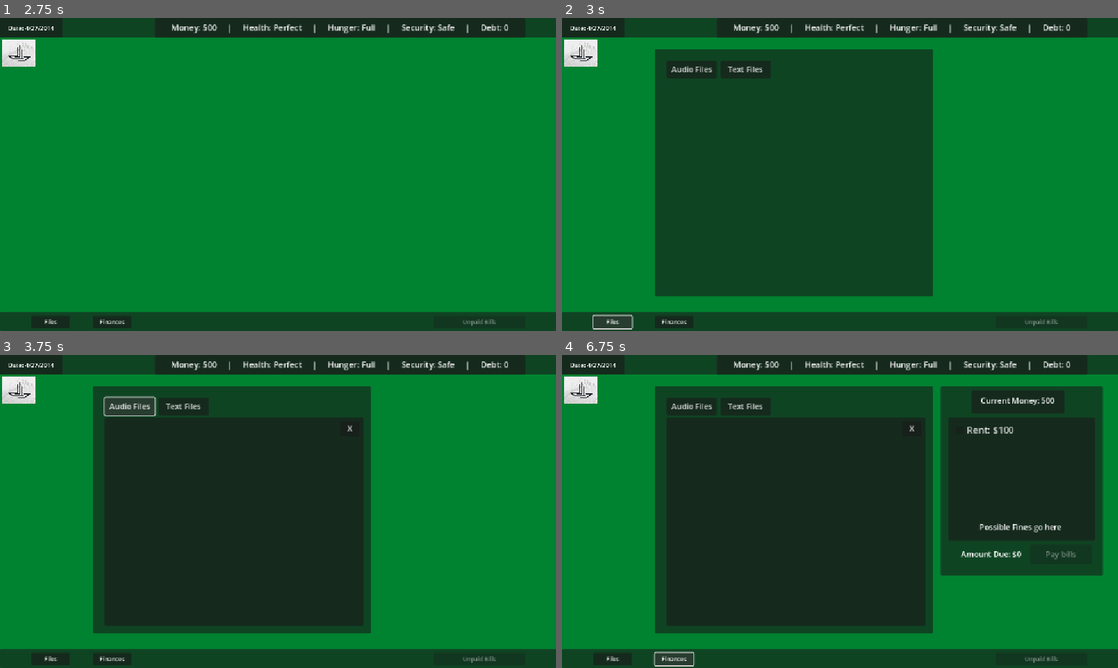
Above: before the commit, frames 1-4 (two rows, left to right).
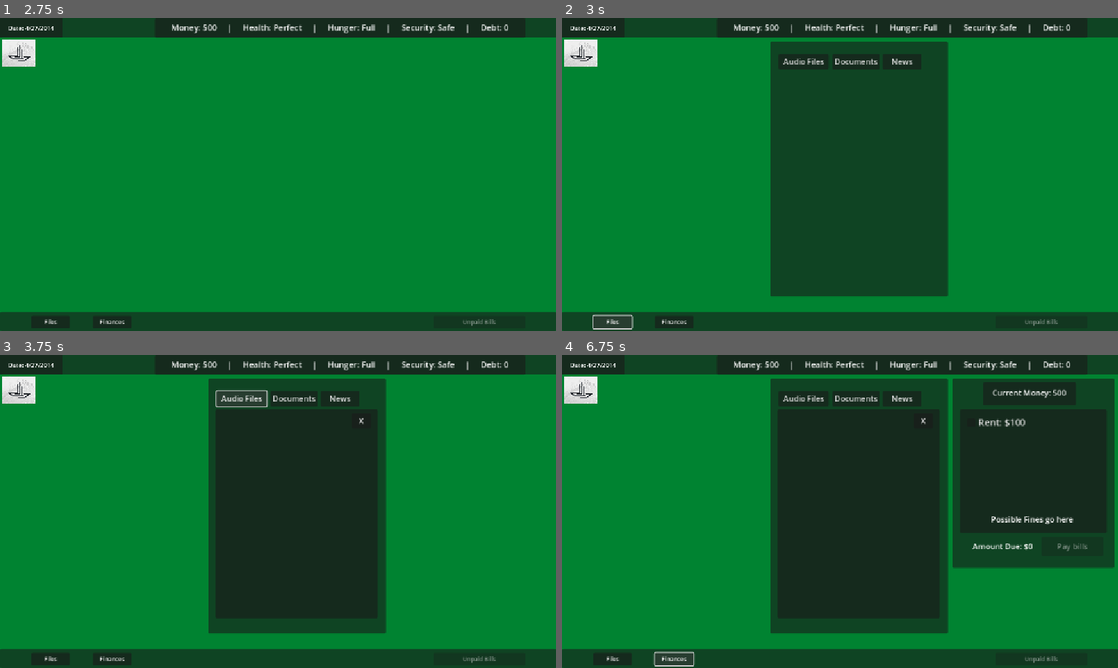
Above: after the commit, the same moments.

Repository: andrewpressman/Operation-OS
Game: Godot game, scene res://Menu/MainMenu.tscn
The game is run twice, just before and just after one commit, with the same random seed, the same clock (stepped at 60 frames per second) and the same inputs.
Inputs:
- Up to frame 1 (2.75 s): click "New Game" at 0.5 s; click "Accept" at 1.25 s; click "Start" at 2 s
- Up to frame 2 (3 s): click "Files" at 2.75 s
- Up to frame 3 (3.75 s): click "Audio Files" at 3.5 s
- Up to frame 4 (6.75 s): click "Text Files" (after the commit: "Documents") at 4.25 s; click "X" at 5 s; click "Text Files" (after the commit: "News") at 5.75 s; click "Finances" at 6.5 s

Frame 1 is identical in both runs. In frame 2, 20% of the frame differs, in the area x 16-70%, y 7-89%; in frame 3, 24%; in frame 4, 29%, in the area x 16-100%, y 7-89%.

Commit message:
Various changes
Framework for news articles
Organized control panel
Worked on visual improvements
 Fixed bug where clock was not working properly

Diff:
--- a/Home/HomeDesktop.tscn
+++ b/Home/HomeDesktop.tscn
@@ -136,10 +136,10 @@
 vertical_alignment = 1
 
 [node name="Finances" type="Panel" parent="."]
-offset_left = 784.0
-offset_top = 64.0
-offset_right = 1120.0
-offset_bottom = 456.0
+offset_left = 808.0
+offset_top = 48.0
+offset_right = 1144.0
+offset_bottom = 440.0
 script = ExtResource("3_qon11")
 HealthChange = 6
 HungerChange = 6
@@ -277,53 +277,82 @@
 text = "Pay bills"
 
 [node name="Files" type="Panel" parent="."]
-visible = false
-offset_left = 192.0
-offset_top = 64.0
-offset_right = 768.0
+offset_left = 431.0
+offset_top = 48.0
+offset_right = 799.0
 offset_bottom = 576.0
 script = ExtResource("4_x257b")
 
 [node name="Audio" type="Button" parent="Files"]
 layout_mode = 0
-offset_left = 24.0
-offset_top = 24.0
-offset_right = 128.0
-offset_bottom = 60.0
+offset_left = 17.0
+offset_top = 26.0
+offset_right = 121.0
+offset_bottom = 57.0
 text = "Audio Files"
 
 [node name="AudioFiles" type="Panel" parent="Files"]
 visible = false
 layout_mode = 0
-offset_left = 24.0
+offset_left = 15.315
 offset_top = 64.0
-offset_right = 560.0
+offset_right = 351.315
 offset_bottom = 496.0
 
 [node name="Text" type="Button" parent="Files"]
 layout_mode = 0
-offset_left = 136.0
-offset_top = 24.0
-offset_right = 240.0
-offset_bottom = 60.0
-text = "Text Files"
+offset_left = 129.0
+offset_top = 26.0
+offset_right = 226.0
+offset_bottom = 57.0
+text = "Documents"
 
 [node name="TextFiles" type="Panel" parent="Files"]
 visible = false
 layout_mode = 0
-offset_left = 24.0
+offset_left = 15.315
 offset_top = 64.0
-offset_right = 560.0
+offset_right = 351.315
 offset_bottom = 496.0
 
+[node name="News" type="Button" parent="Files"]
+layout_mode = 0
+offset_left = 233.0
+offset_top = 26.0
+offset_right = 313.0
+offset_bottom = 57.0
+text = "News"
+
+[node name="NewsFiles" type="Panel" parent="Files"]
+layout_mode = 0
+offset_left = 15.315
+offset_top = 64.0
+offset_right = 351.315
+offset_bottom = 496.0
+
 [node name="Close" type="Button" parent="Files"]
 visible = false
 layout_mode = 0
-offset_left = 512.0
+offset_left = 297.0
 offset_top = 72.0
-offset_right = 552.0
+offset_right = 337.0
 offset_bottom = 104.0
 text = "X"
+
+[node name="ColorRect" type="ColorRect" parent="."]
+visible = false
+offset_left = 40.0
+offset_top = 108.0
+offset_right = 416.0
+offset_bottom = 576.0
+color = Color(0.621524, 0.621524, 0.621524, 1)
+
+[node name="RichTextLabel" type="RichTextLabel" parent="ColorRect"]
+layout_mode = 0
+offset_right = 376.0
+offset_bottom = 468.0
+theme_override_font_sizes/normal_font_size = 12
+bbcode_enabled = true
 
 [connection signal="pressed" from="DEBUG BUTTON" to="." method="UpdateStats"]
 [connection signal="pressed" from="Taskbar/UnlockedFiles" to="." method="FilesButton"]
@@ -339,4 +368,5 @@
 [connection signal="pressed" from="Finances/Pay" to="Finances" method="PayBills"]
 [connection signal="pressed" from="Files/Audio" to="Files" method="ShowAudioFiles"]
 [connection signal="pressed" from="Files/Text" to="Files" method="ShowTextFiles"]
+[connection signal="pressed" from="Files/News" to="Files" method="ShowTextFiles"]
 [connection signal="pressed" from="Files/Close" to="Files" method="Close"]
--- a/Home/UnlockedFiles.gd
+++ b/Home/UnlockedFiles.gd
@@ -5,18 +5,28 @@
 	$AudioFiles.visible = false
 	$TextFiles.visible = false
 	$Close.visible = false
+	$NewsFiles.visible = false
 
 func ShowAudioFiles():
+	$NewsFiles.visible = false
 	$AudioFiles.visible = true
 	$TextFiles.visible = false
 	$Close.visible = true
 
 func ShowTextFiles():
+	$NewsFiles.visible = false
 	$AudioFiles.visible = false
 	$TextFiles.visible = true
+	$Close.visible = true
+
+func ShowNews():
+	$NewsFiles.visible = true
+	$AudioFiles.visible = false
+	$TextFiles.visible = false
 	$Close.visible = true
 
 func Close():
 	$AudioFiles.visible = false
 	$TextFiles.visible = false
+	$NewsFiles.visible = false
 	$Close.visible = false
--- a/Tasks/Buttons.gd
+++ b/Tasks/Buttons.gd
@@ -100,30 +100,30 @@
 
 func SetSwitchBoard(input : bool):
 	if input:
-		if GlobalObj.SwitchBoard[0] == 1: $Switches/Switch1.button_pressed = true
-		else: $Switches/Switch1.button_pressed = false
-		if GlobalObj.SwitchBoard[1] == 1: $Switches/Switch2.button_pressed = true
-		else: $Switches/Switch2.button_pressed = false
-		if GlobalObj.SwitchBoard[2] == 1: $Switches/Switch3.button_pressed = true
-		else: $Switches/Switch3.button_pressed = false
-		if GlobalObj.SwitchBoard[3] == 1: $Switches/Switch4.button_pressed = true
-		else: $Switches/Switch4.button_pressed = false
-		if GlobalObj.SwitchBoard[4] == 1: $Switches/Switch5.button_pressed = true
-		else: $Switches/Switch5.button_pressed = false
-		if GlobalObj.SwitchBoard[5] == 1: $Switches/Switch6.button_pressed = true
-		else: $Switches/Switch6.button_pressed = false
-	else:
-		if $Switches/Switch1.button_pressed: GlobalObj.SwitchBoard[0] = 1
+		if GlobalObj.SwitchBoard[0] == 1: $Switches/Board/Switch1.button_pressed = true
+		else: $Switches/Board/Switch1.button_pressed = false
+		if GlobalObj.SwitchBoard[1] == 1: $Switches/Board/Switch2.button_pressed = true
+		else: $Switches/Board/Switch2.button_pressed = false
+		if GlobalObj.SwitchBoard[2] == 1: $Switches/Board/Switch3.button_pressed = true
+		else: $Switches/Board/Switch3.button_pressed = false
+		if GlobalObj.SwitchBoard[3] == 1: $Switches/Board/Switch4.button_pressed = true
+		else: $Switches/Board/Switch4.button_pressed = false
+		if GlobalObj.SwitchBoard[4] == 1: $Switches/Board/Switch5.button_pressed = true
+		else: $Switches/Board/Switch5.button_pressed = false
+		if GlobalObj.SwitchBoard[5] == 1: $Switches/Board/Switch6.button_pressed = true
+		else: $Switches/Board/Switch6.button_pressed = false
+	else:
+		if $Switches/Board/Switch1.button_pressed: GlobalObj.SwitchBoard[0] = 1
 		else: GlobalObj.SwitchBoard[0] = 0
-		if $Switches/Switch2.button_pressed: GlobalObj.SwitchBoard[1] = 1
+		if $Switches/Board/Switch2.button_pressed: GlobalObj.SwitchBoard[1] = 1
 		else: GlobalObj.SwitchBoard[1] = 0
-		if $Switches/Switch3.button_pressed: GlobalObj.SwitchBoard[2] = 1
+		if $Switches/Board/Switch3.button_pressed: GlobalObj.SwitchBoard[2] = 1
 		else: GlobalObj.SwitchBoard[2] = 0
-		if $Switches/Switch4.button_pressed: GlobalObj.SwitchBoard[3] = 1
+		if $Switches/Board/Switch4.button_pressed: GlobalObj.SwitchBoard[3] = 1
 		else: GlobalObj.SwitchBoard[3] = 0
-		if $Switches/Switch5.button_pressed: GlobalObj.SwitchBoard[4] = 1
+		if $Switches/Board/Switch5.button_pressed: GlobalObj.SwitchBoard[4] = 1
 		else: GlobalObj.SwitchBoard[4] = 0
-		if $Switches/Switch6.button_pressed: GlobalObj.SwitchBoard[5] = 1
+		if $Switches/Board/Switch6.button_pressed: GlobalObj.SwitchBoard[5] = 1
 		else: GlobalObj.SwitchBoard[5] = 0
 
 func SetLevers(input : bool):
--- a/Tasks/Buttons.tscn
+++ b/Tasks/Buttons.tscn
@@ -1,7 +1,9 @@
-[gd_scene load_steps=16 format=3 uid="uid://b5wvidfv3nema"]
-
+[gd_scene load_steps=18 format=3 uid="uid://b5wvidfv3nema"]
+
+[ext_resource type="Theme" uid="uid://jjnq4k3kut6u" path="res://Tasks/TaskTheme.tres" id="1_vx7ot"]
 [ext_resource type="Script" uid="uid://2xxxsq35ea4d" path="res://Tasks/Buttons.gd" id="1_y6534"]
 [ext_resource type="StyleBox" uid="uid://d03i1mx53io2p" path="res://Assets/StyleBoxes/Buttons.tres" id="2_gfsxd"]
+[ext_resource type="Theme" uid="uid://bu4om3wwt61kc" path="res://Tasks/ControlPanelTheme.tres" id="3_exqui"]
 
 [sub_resource type="Animation" id="Animation_exqui"]
 length = 0.001
@@ -200,8 +202,14 @@
 position = Vector2i(192, 100)
 size = Vector2i(768, 448)
 unresizable = true
+theme = ExtResource("1_vx7ot")
 script = ExtResource("1_y6534")
 metadata/_edit_lock_ = true
+
+[node name="Background" type="ColorRect" parent="."]
+offset_right = 768.0
+offset_bottom = 453.0
+color = Color(0.513233, 0.513233, 0.513233, 1)
 
 [node name="AnimationPlayer" type="AnimationPlayer" parent="."]
 libraries = {
@@ -213,6 +221,7 @@
 offset_top = 8.0
 offset_right = 736.0
 offset_bottom = 56.0
+theme = ExtResource("3_exqui")
 text = "Confirm"
 
 [node name="Buttons" type="Panel" parent="."]
@@ -220,6 +229,7 @@
 offset_top = 64.0
 offset_right = 512.0
 offset_bottom = 288.0
+theme = ExtResource("3_exqui")
 
 [node name="Yellow" type="Button" parent="Buttons"]
 layout_mode = 0
@@ -266,6 +276,7 @@
 offset_right = 128.0
 offset_bottom = 56.0
 grow_horizontal = 2
+theme = ExtResource("3_exqui")
 
 [node name="Label" type="Label" parent="Display"]
 layout_mode = 0
@@ -273,6 +284,7 @@
 offset_top = 10.0
 offset_right = 249.0
 offset_bottom = 42.0
+theme = ExtResource("3_exqui")
 text = "No task Assigned"
 horizontal_alignment = 1
 vertical_alignment = 1
@@ -282,6 +294,7 @@
 offset_top = 64.0
 offset_right = 224.0
 offset_bottom = 432.0
+theme = ExtResource("3_exqui")
 
 [node name="Slider1" type="Panel" parent="Levers"]
 layout_mode = 0
@@ -289,12 +302,14 @@
 offset_top = 16.0
 offset_right = 88.0
 offset_bottom = 336.0
+theme = ExtResource("3_exqui")
 theme_override_styles/panel = SubResource("StyleBoxFlat_7isnw")
 
 [node name="VSlider" type="VSlider" parent="Levers/Slider1"]
 layout_mode = 0
 offset_right = 32.0
 offset_bottom = 320.0
+theme = ExtResource("3_exqui")
 min_value = 10.0
 step = 10.0
 value = 10.0
@@ -306,6 +321,7 @@
 offset_left = 32.0
 offset_right = 64.0
 offset_bottom = 320.0
+theme = ExtResource("3_exqui")
 theme_override_font_sizes/font_size = 10
 text = "10
 
@@ -334,12 +350,14 @@
 offset_top = 16.0
 offset_right = 176.0
 offset_bottom = 336.0
+theme = ExtResource("3_exqui")
 theme_override_styles/panel = SubResource("StyleBoxFlat_7isnw")
 
 [node name="VSlider" type="VSlider" parent="Levers/Slider2"]
 layout_mode = 0
 offset_right = 32.0
 offset_bottom = 320.0
+theme = ExtResource("3_exqui")
 min_value = 10.0
 step = 10.0
 value = 10.0
@@ -351,6 +369,7 @@
 offset_left = 32.0
 offset_right = 64.0
 offset_bottom = 320.0
+theme = ExtResource("3_exqui")
 theme_override_font_sizes/font_size = 10
 text = "10
 
@@ -379,6 +398,7 @@
 offset_top = 336.0
 offset_right = 88.0
 offset_bottom = 367.0
+theme = ExtResource("3_exqui")
 text = "L1"
 horizontal_alignment = 1
 vertical_alignment = 1
@@ -389,6 +409,7 @@
 offset_top = 336.0
 offset_right = 176.0
 offset_bottom = 367.0
+theme = ExtResource("3_exqui")
 text = "R1"
 horizontal_alignment = 1
 vertical_alignment = 1
@@ -398,6 +419,7 @@
 offset_top = 296.0
 offset_right = 528.0
 offset_bottom = 432.0
+theme = ExtResource("3_exqui")
 
 [node name="Panel2" type="Panel" parent="Dials"]
 layout_mode = 0
@@ -405,6 +427,7 @@
 offset_top = 8.0
 offset_right = 272.0
 offset_bottom = 128.0
+theme = ExtResource("3_exqui")
 theme_override_styles/panel = SubResource("StyleBoxFlat_s0c3u")
 
 [node name="Panel3" type="Panel" parent="Dials"]
@@ -413,60 +436,63 @@
 offset_top = 8.0
 offset_right = 136.0
 offset_bottom = 128.0
+theme = ExtResource("3_exqui")
 theme_override_styles/panel = SubResource("StyleBoxFlat_s0c3u")
 
 [node name="Switches" type="Panel" parent="."]
-offset_left = 544.0
+offset_left = 576.0
 offset_top = 64.0
 offset_right = 744.0
 offset_bottom = 432.0
-
-[node name="Switch1" type="CheckButton" parent="Switches"]
-layout_mode = 0
-offset_left = 40.0
-offset_top = 16.0
-offset_right = 156.0
-offset_bottom = 47.0
+theme = ExtResource("3_exqui")
+
+[node name="Board" type="GridContainer" parent="Switches"]
+layout_mode = 0
+offset_top = 8.0
+offset_right = 168.0
+offset_bottom = 356.0
+theme_override_constants/v_separation = 30
+
+[node name="Switch1" type="CheckButton" parent="Switches/Board"]
+layout_mode = 2
+size_flags_horizontal = 6
+size_flags_vertical = 4
+theme = ExtResource("3_exqui")
 text = "Option A"
 
-[node name="Switch2" type="CheckButton" parent="Switches"]
-layout_mode = 0
-offset_left = 40.0
-offset_top = 80.0
-offset_right = 156.0
-offset_bottom = 111.0
+[node name="Switch2" type="CheckButton" parent="Switches/Board"]
+layout_mode = 2
+size_flags_horizontal = 6
+size_flags_vertical = 4
+theme = ExtResource("3_exqui")
 text = "Option B"
 
-[node name="Switch3" type="CheckButton" parent="Switches"]
-layout_mode = 0
-offset_left = 40.0
-offset_top = 144.0
-offset_right = 156.0
-offset_bottom = 175.0
+[node name="Switch3" type="CheckButton" parent="Switches/Board"]
+layout_mode = 2
+size_flags_horizontal = 6
+size_flags_vertical = 4
+theme = ExtResource("3_exqui")
 text = "Option C"
 
-[node name="Switch4" type="CheckButton" parent="Switches"]
-layout_mode = 0
-offset_left = 40.0
-offset_top = 208.0
-offset_right = 156.0
-offset_bottom = 239.0
+[node name="Switch4" type="CheckButton" parent="Switches/Board"]
+layout_mode = 2
+size_flags_horizontal = 6
+size_flags_vertical = 4
+theme = ExtResource("3_exqui")
 text = "Option D"
 
-[node name="Switch5" type="CheckButton" parent="Switches"]
-layout_mode = 0
-offset_left = 40.0
-offset_top = 272.0
-offset_right = 156.0
-offset_bottom = 303.0
+[node name="Switch5" type="CheckButton" parent="Switches/Board"]
+layout_mode = 2
+size_flags_horizontal = 6
+size_flags_vertical = 4
+theme = ExtResource("3_exqui")
 text = "Option E"
 
-[node name="Switch6" type="CheckButton" parent="Switches"]
-layout_mode = 0
-offset_left = 40.0
-offset_top = 328.0
-offset_right = 156.0
-offset_bottom = 359.0
+[node name="Switch6" type="CheckButton" parent="Switches/Board"]
+layout_mode = 2
+size_flags_horizontal = 6
+size_flags_vertical = 4
+theme = ExtResource("3_exqui")
 text = "Option F"
 
 [node name="Remaining" type="Panel" parent="."]
@@ -474,6 +500,7 @@
 offset_top = 8.0
 offset_right = 224.0
 offset_bottom = 58.0
+theme = ExtResource("3_exqui")
 
 [node name="Text" type="RichTextLabel" parent="Remaining"]
 layout_mode = 0
@@ -481,6 +508,7 @@
 offset_top = 10.0
 offset_right = 184.0
 offset_bottom = 42.0
+theme = ExtResource("3_exqui")
 bbcode_enabled = true
 text = "REMAINING: X"
 horizontal_alignment = 1
--- /dev/null
+++ b/Tasks/ControlPanelTheme.tres
@@ -0,0 +1,10 @@
+[gd_resource type="Theme" load_steps=2 format=3 uid="uid://bu4om3wwt61kc"]
+
+[sub_resource type="StyleBoxFlat" id="StyleBoxFlat_yteuu"]
+bg_color = Color(0.212305, 0.212305, 0.212305, 1)
+border_blend = true
+shadow_color = Color(1, 0.341176, 0, 0.6)
+shadow_size = 2
+
+[resource]
+Panel/styles/panel = SubResource("StyleBoxFlat_yteuu")
--- a/Tasks/FileManager.tscn
+++ b/Tasks/FileManager.tscn
@@ -1,5 +1,6 @@
-[gd_scene load_steps=6 format=3 uid="uid://dev5dbnhd2diw"]
-
+[gd_scene load_steps=7 format=3 uid="uid://dev5dbnhd2diw"]
+
+[ext_resource type="Theme" uid="uid://jjnq4k3kut6u" path="res://Tasks/TaskTheme.tres" id="1_bjc3w"]
 [ext_resource type="Script" uid="uid://ctwub6ej1nynm" path="res://Tasks/FileManager.gd" id="1_oo73u"]
 
 [sub_resource type="Animation" id="Animation_q8ua8"]
@@ -94,7 +95,13 @@
 title = "File Transfer Manager"
 position = Vector2i(257, 202)
 size = Vector2i(638, 244)
+theme = ExtResource("1_bjc3w")
 script = ExtResource("1_oo73u")
+
+[node name="ColorRect" type="ColorRect" parent="."]
+offset_right = 638.0
+offset_bottom = 244.0
+color = Color(0.306923, 0.306923, 0.306923, 1)
 
 [node name="AnimationPlayer" type="AnimationPlayer" parent="."]
 libraries = {
--- a/Tasks/Memo.tscn
+++ b/Tasks/Memo.tscn
@@ -1,6 +1,7 @@
-[gd_scene load_steps=6 format=3 uid="uid://b3ocxjuqehi5p"]
+[gd_scene load_steps=7 format=3 uid="uid://b3ocxjuqehi5p"]
 
 [ext_resource type="Script" uid="uid://c7qhlnl0gidp7" path="res://Tasks/MemoReview.gd" id="1_0nkbs"]
+[ext_resource type="Theme" uid="uid://jjnq4k3kut6u" path="res://Tasks/TaskTheme.tres" id="1_rhiyx"]
 
 [sub_resource type="Animation" id="Animation_7wkuo"]
 length = 0.001
@@ -94,7 +95,13 @@
 title = "Memo Review"
 position = Vector2i(352, 68)
 size = Vector2i(448, 512)
+theme = ExtResource("1_rhiyx")
 script = ExtResource("1_0nkbs")
+
+[node name="ColorRect" type="ColorRect" parent="."]
+offset_right = 448.0
+offset_bottom = 512.0
+color = Color(0.400698, 0.400698, 0.400698, 1)
 
 [node name="AnimationPlayer" type="AnimationPlayer" parent="."]
 libraries = {
--- a/Tasks/Numpad.tscn
+++ b/Tasks/Numpad.tscn
@@ -1,5 +1,6 @@
-[gd_scene load_steps=6 format=3 uid="uid://d2shk4b3e116w"]
-
+[gd_scene load_steps=7 format=3 uid="uid://d2shk4b3e116w"]
+
+[ext_resource type="Theme" uid="uid://jjnq4k3kut6u" path="res://Tasks/TaskTheme.tres" id="1_1hs5b"]
 [ext_resource type="Script" uid="uid://dwwul1673fc4e" path="res://Tasks/Numpad.gd" id="1_kf71x"]
 
 [sub_resource type="Animation" id="Animation_q74ti"]
@@ -91,12 +92,14 @@
 }
 
 [node name="Window" type="Window"]
-title = "Number pad"
+title = "Numpad"
 position = Vector2i(476, 164)
 size = Vector2i(200, 320)
 unresizable = true
 popup_window = true
 content_scale_aspect = 1
+theme = ExtResource("1_1hs5b")
+theme_override_font_sizes/title_font_size = 15
 script = ExtResource("1_kf71x")
 
 [node name="AnimationPlayer" type="AnimationPlayer" parent="."]
--- /dev/null
+++ b/Tasks/TaskTheme.tres
@@ -0,0 +1,19 @@
+[gd_resource type="Theme" load_steps=2 format=3 uid="uid://jjnq4k3kut6u"]
+
+[sub_resource type="StyleBoxFlat" id="StyleBoxFlat_ca2oy"]
+content_margin_left = 84.0
+content_margin_top = 99.0
+content_margin_right = 34.0
+content_margin_bottom = 134.0
+bg_color = Color(0.923152, 0.445498, 0.0284037, 1)
+corner_radius_top_left = 10
+corner_radius_top_right = 10
+corner_radius_bottom_right = 10
+corner_radius_bottom_left = 10
+expand_margin_left = 10.0
+expand_margin_top = 35.0
+expand_margin_right = 10.0
+expand_margin_bottom = 10.0
+
+[resource]
+Window/styles/embedded_border = SubResource("StyleBoxFlat_ca2oy")
--- a/Work/Shop.tscn
+++ b/Work/Shop.tscn
@@ -1,6 +1,7 @@
-[gd_scene load_steps=7 format=3 uid="uid://dhgnmu7lj6eh4"]
+[gd_scene load_steps=8 format=3 uid="uid://dhgnmu7lj6eh4"]
 
 [ext_resource type="Script" uid="uid://c6mcc4won4fru" path="res://Work/Shop.gd" id="1_0iwdr"]
+[ext_resource type="Theme" uid="uid://jjnq4k3kut6u" path="res://Tasks/TaskTheme.tres" id="1_5omfx"]
 [ext_resource type="ButtonGroup" uid="uid://4lojvif78jd" path="res://Work/ShopButtons.tres" id="2_ctu5i"]
 
 [sub_resource type="Animation" id="Animation_5omfx"]
@@ -95,8 +96,14 @@
 title = "Shop"
 position = Vector2i(386, 99)
 size = Vector2i(380, 450)
+theme = ExtResource("1_5omfx")
 script = ExtResource("1_0iwdr")
 ShopButtons = ExtResource("2_ctu5i")
+
+[node name="Background" type="ColorRect" parent="."]
+offset_right = 380.0
+offset_bottom = 453.0
+color = Color(0.235294, 0.235294, 0.235294, 1)
 
 [node name="AnimationPlayer" type="AnimationPlayer" parent="."]
 libraries = {
@@ -104,16 +111,13 @@
 }
 
 [node name="Header" type="RichTextLabel" parent="."]
-offset_left = 14.0
+offset_left = 6.0
 offset_top = 5.0
-offset_right = 358.0
-offset_bottom = 93.0
-theme_override_font_sizes/normal_font_size = 12
-theme_override_font_sizes/bold_font_size = 25
+offset_right = 374.0
+offset_bottom = 77.0
+theme_override_font_sizes/normal_font_size = 20
 bbcode_enabled = true
-text = "[b]SHOP[/b]
-
-Select an item to view its properties"
+text = "Select an item to view its properties"
 horizontal_alignment = 1
 vertical_alignment = 1
 
--- a/Work/Timer.gd
+++ b/Work/Timer.gd
@@ -40,10 +40,12 @@
 			GlobalVar.TimerLock = false
 		mins = 0
 		if hour <= 11:
-			amPm = false
 			hour += 1
 		else:
 			hour = 1
+
+		if hour == 12:
+			amPm = false
 
 	if hour == ShiftEnd && !amPm:
 		GlobalVar.ForceShiftEnd = true
--- a/Work/popupAd.tscn
+++ b/Work/popupAd.tscn
@@ -53,7 +53,7 @@
 "times": PackedFloat32Array(0, 0.3),
 "transitions": PackedFloat32Array(1, 1),
 "update": 0,
-"values": [Vector2i(500, 856), Vector2i(128, 68)]
+"values": [Vector2i(572, 328), Vector2i(128, 68)]
 }
 
 [sub_resource type="Animation" id="Animation_didta"]
@@ -80,7 +80,7 @@
 "times": PackedFloat32Array(0, 0.3),
 "transitions": PackedFloat32Array(1, 1),
 "update": 0,
-"values": [Vector2i(128, 68), Vector2i(500, 856)]
+"values": [Vector2i(128, 68), Vector2i(572, 328)]
 }
 
 [sub_resource type="AnimationLibrary" id="AnimationLibrary_didta"]
@@ -89,6 +89,18 @@
 &"WindowAppear": SubResource("Animation_tcsk7"),
 &"WindowHide": SubResource("Animation_didta")
 }
+
+[sub_resource type="StyleBoxFlat" id="StyleBoxFlat_tcsk7"]
+bg_color = Color(0.592, 0.0024262, 1.44392e-07, 1)
+border_width_left = 3
+border_width_top = 3
+border_width_right = 3
+border_width_bottom = 3
+border_color = Color(0.347817, 0.347817, 0.347817, 1)
+corner_radius_top_left = 3
+corner_radius_top_right = 3
+corner_radius_bottom_right = 3
+corner_radius_bottom_left = 3
 
 [node name="PopupAd" type="Window"]
 position = Vector2i(128, 68)
@@ -99,14 +111,29 @@
 script = ExtResource("1_tcsk7")
 Countdown = 5
 
+[node name="Background" type="ColorRect" parent="."]
+offset_right = 896.0
+offset_bottom = 512.0
+color = Color(0, 0, 0, 1)
+
 [node name="AnimationPlayer" type="AnimationPlayer" parent="."]
 libraries = {
 &"": SubResource("AnimationLibrary_didta")
 }
 
 [node name="Ad1" type="Panel" parent="."]
-offset_right = 896.0
-offset_bottom = 512.0
+visible = false
+anchors_preset = 8
+anchor_left = 0.5
+anchor_top = 0.5
+anchor_right = 0.5
+anchor_bottom = 0.5
+offset_left = -448.0
+offset_top = -256.0
+offset_right = 448.0
+offset_bottom = 256.0
+grow_horizontal = 2
+grow_vertical = 2
 
 [node name="Label" type="Label" parent="Ad1"]
 layout_mode = 0
@@ -121,8 +148,17 @@
 
 [node name="Ad2" type="Panel" parent="."]
 visible = false
-offset_right = 896.0
-offset_bottom = 512.0
+anchors_preset = 8
+anchor_left = 0.5
+anchor_top = 0.5
+anchor_right = 0.5
+anchor_bottom = 0.5
+offset_left = -448.0
+offset_top = -256.0
+offset_right = 448.0
+offset_bottom = 256.0
+grow_horizontal = 2
+grow_vertical = 2
 
 [node name="Label" type="Label" parent="Ad2"]
 layout_mode = 0
@@ -141,11 +177,21 @@
 offset_top = 252.0
 offset_right = 576.0
 offset_bottom = 316.0
+text = "Click!"
 
 [node name="Ad3" type="Panel" parent="."]
 visible = false
-offset_right = 896.0
-offset_bottom = 512.0
+anchors_preset = 8
+anchor_left = 0.5
+anchor_top = 0.5
+anchor_right = 0.5
+anchor_bottom = 0.5
+offset_left = -448.0
+offset_top = -256.0
+offset_right = 448.0
+offset_bottom = 256.0
+grow_horizontal = 2
+grow_vertical = 2
 
 [node name="Label" type="Label" parent="Ad3"]
 layout_mode = 0
@@ -160,8 +206,17 @@
 
 [node name="Ad4" type="Panel" parent="."]
 visible = false
-offset_right = 896.0
-offset_bottom = 512.0
+anchors_preset = 8
+anchor_left = 0.5
+anchor_top = 0.5
+anchor_right = 0.5
+anchor_bottom = 0.5
+offset_left = -448.0
+offset_top = -256.0
+offset_right = 448.0
+offset_bottom = 256.0
+grow_horizontal = 2
+grow_vertical = 2
 
 [node name="Label" type="Label" parent="Ad4"]
 layout_mode = 0
@@ -176,8 +231,17 @@
 
 [node name="Ad5" type="Panel" parent="."]
 visible = false
-offset_right = 896.0
-offset_bottom = 512.0
+anchors_preset = 8
+anchor_left = 0.5
+anchor_top = 0.5
+anchor_right = 0.5
+anchor_bottom = 0.5
+offset_left = -448.0
+offset_top = -256.0
+offset_right = 448.0
+offset_bottom = 256.0
+grow_horizontal = 2
+grow_vertical = 2
 
 [node name="Label" type="Label" parent="Ad5"]
 layout_mode = 0
@@ -195,6 +259,7 @@
 offset_top = 16.0
 offset_right = 880.0
 offset_bottom = 48.0
+theme_override_styles/normal = SubResource("StyleBoxFlat_tcsk7")
 
 [node name="Timer" type="Timer" parent="."]
 
--- a/Work/popup_ad.gd
+++ b/Work/popup_ad.gd
@@ -6,6 +6,7 @@
 var NewAd : int
 
 func _ready() -> void:
+	ClearAds()
 	$AnimationPlayer.play("WindowAppear")
 	await get_tree().create_timer(.3).timeout
 	$Timer.start()
Not shown, added: Assets/TextFiles/News.txt
Not shown: 1 places in Work/popupAd.tscn that only renumber resources
Not shown, changed: export_presets.cfg
